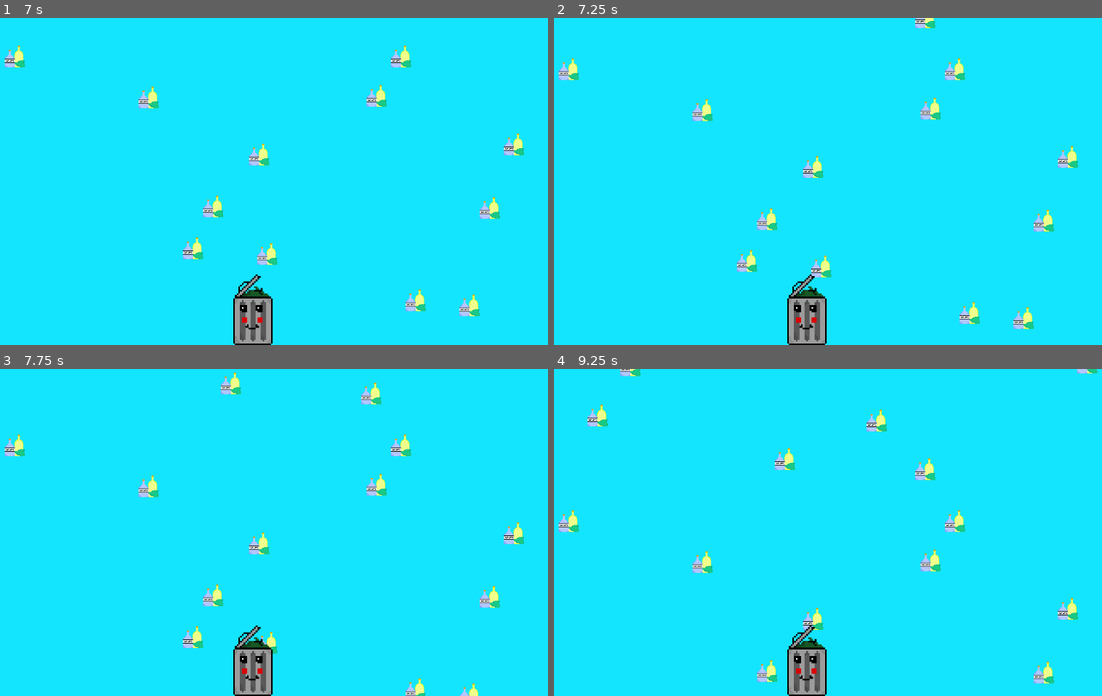
Above: before the commit, frames 1-4 (two rows, left to right).
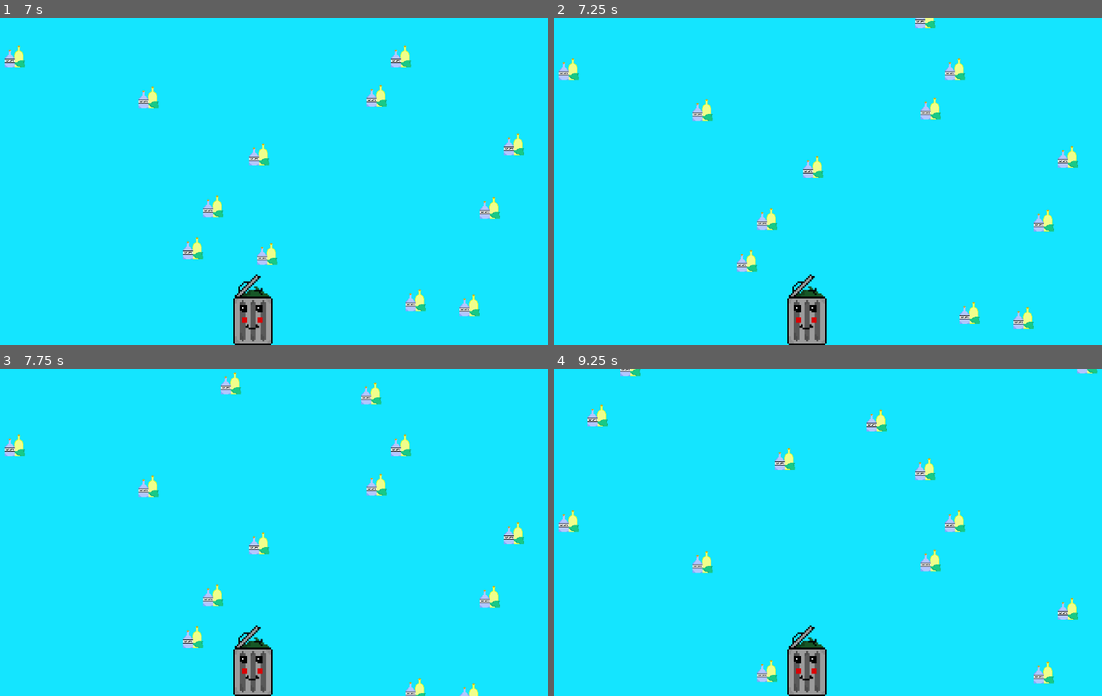
Above: after the commit, the same moments.

Repository: DJcrime/Trash-run
Game: Godot game, scene res://scenes/mainGame.tscn
The game is run twice, just before and just after one commit, with the same random seed, the same clock (stepped at 60 frames per second) and the same inputs.
Inputs:
- Up to frame 1 (7 s): tap Enter at 0.5 s; tap Space at 1.25 s
- Up to frame 2 (7.25 s): no input
- Up to frame 3 (7.75 s): no input
- Up to frame 4 (9.25 s): no input

Frame 1 is identical in both runs. In frame 2, 0.2% of the frame differs, in the area x 46-51%, y 72-80%; in frame 3, less than 0.1%; in frame 4, 0.2%.

Commit message:
fixed trash
now the bin takes the trashes

Diff:
--- a/globals/globals.gd
+++ b/globals/globals.gd
@@ -1,6 +1,6 @@
 extends Node
 
 #variabile del tipo di cestino preso
-var chosenTrash:String="plastic"
+var chosenTrash:String="glass"
 #variabile che indice l'altezza a cui la spazzatura viene eliminata
 var deleteLimit:float
